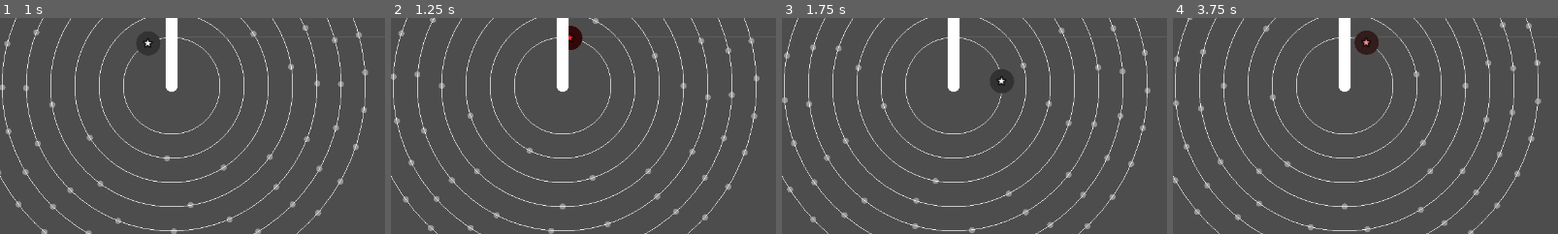
Above: before the commit, frames 1-4 (left to right).
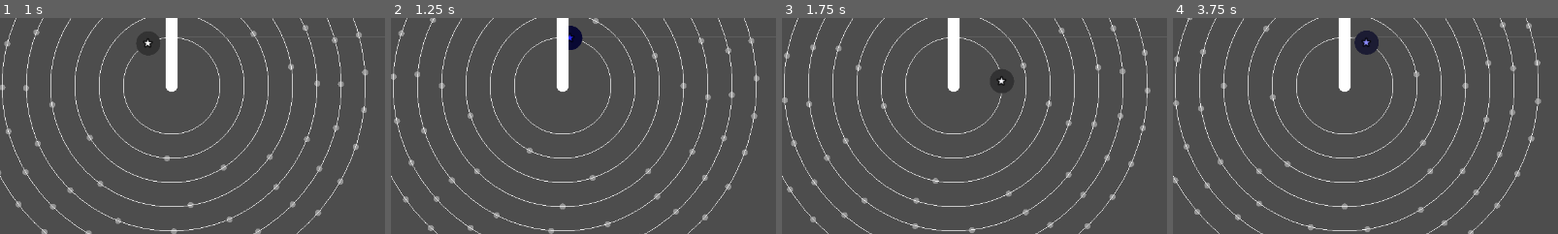
Above: after the commit, the same moments.

Repository: kamikoloss/syzygy
Game: Godot game, scene res://scenes/main.tscn
The game is run twice, just before and just after one commit, with the same random seed, the same clock (stepped at 60 frames per second) and the same inputs.
Inputs:
- Up to frame 1 (1 s): click "PLAY" at 0.5 s
- Up to frame 2 (1.25 s): no input
- Up to frame 3 (1.75 s): click "PLAY" at 1.25 s
- Up to frame 4 (3.75 s): click "STOP" at 2 s; click "STOP" at 2.75 s; click "PLAY" at 3.5 s
The pictures show only the part of the screen within x 27-77%, y 35-85%; the shares and areas given below are measured in that part.

Frame 1 is identical in both runs. In frame 2, 0.3% of the frame differs, in the area x 46-50%, y 3-15%; in frame 3, less than 0.1%; in frame 4, less than 0.1%.

Commit message:
chore: Chip flash view

Diff:
--- a/scenes/chip.gd
+++ b/scenes/chip.gd
@@ -7,6 +7,8 @@
 const OUTLINE_COLOR_HOVER := Color.WHITE
 const OUTLINE_COLOR_CAN_RIDE := Color.GREEN
 const OUTLINE_COLOR_CAN_NOT_RIDE := Color.RED
+const FLASH_COLOR := Color.BLUE
+const FLASH_BACK_DURATION := 1.0
 
 @export var type := ChipData.Type.NONE:
     set(v):
@@ -87,8 +89,8 @@
 func flash() -> void:
     var tween := create_tween()
     tween.set_ease(Tween.EASE_OUT).set_trans(Tween.TRANS_QUINT)
-    tween.tween_property(self, "modulate", Color.RED, 0.0)
-    tween.tween_property(self, "modulate", Color.WHITE, 1.0)
+    tween.tween_property(self, "modulate", FLASH_COLOR, 0.0)
+    tween.tween_property(self, "modulate", Color.WHITE, FLASH_BACK_DURATION)
 
 
 func _on_mouse_entered() -> void:
